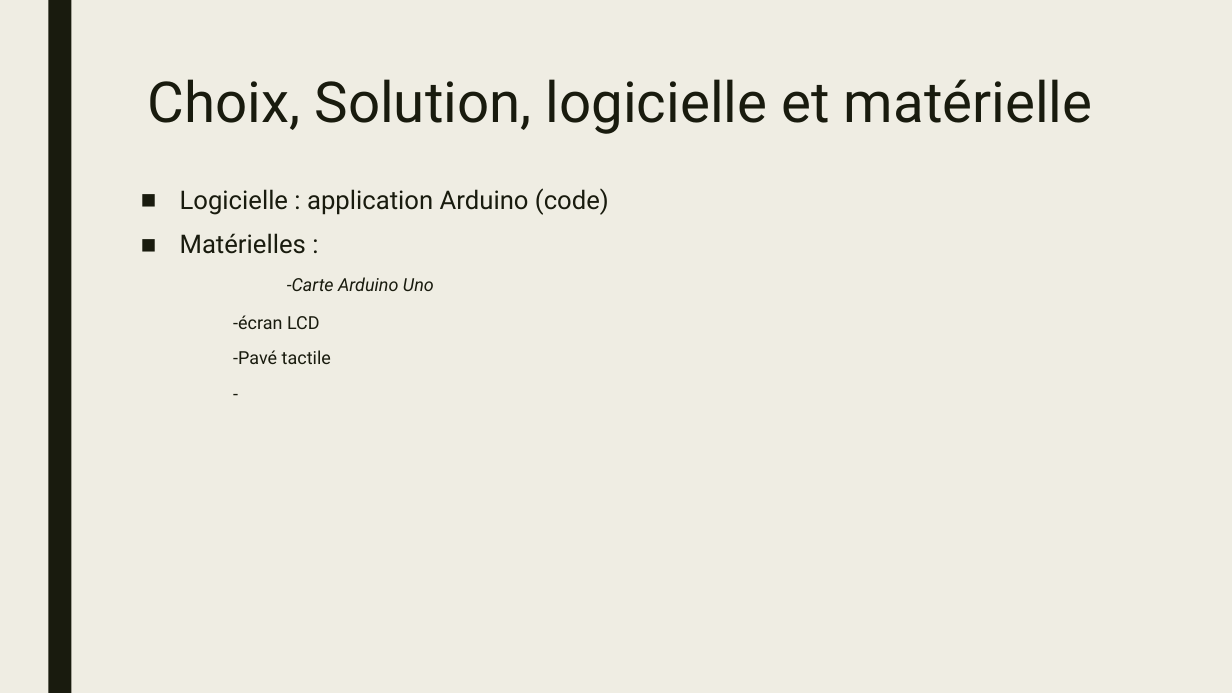
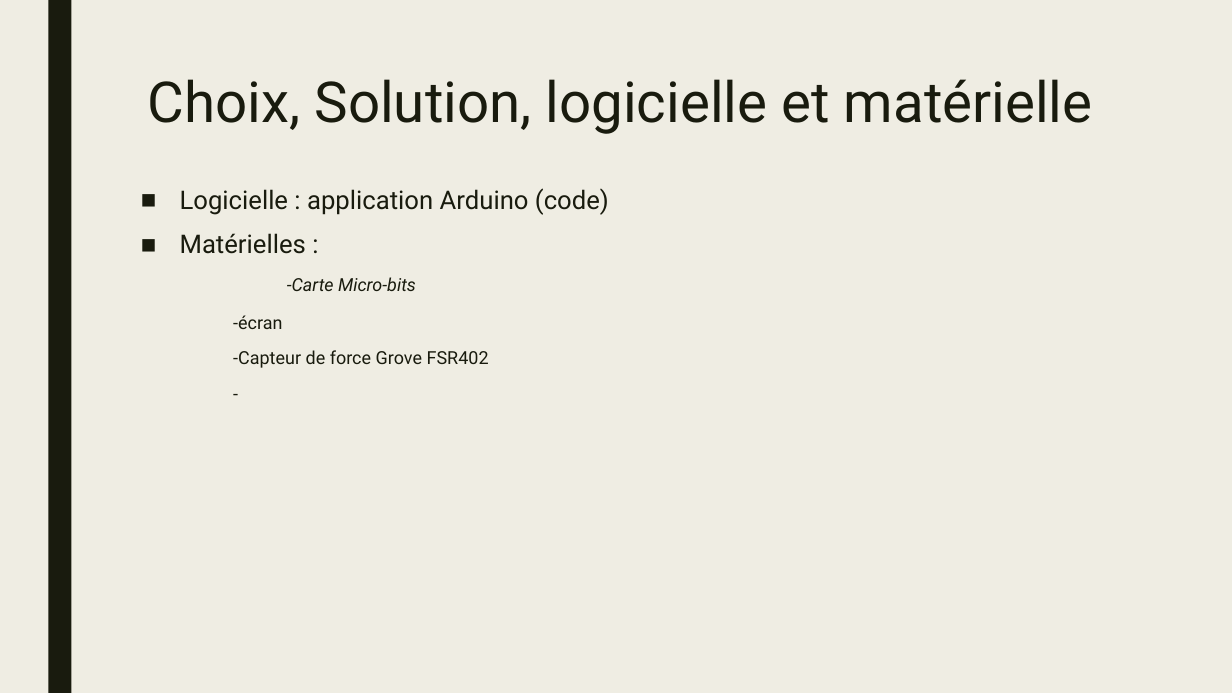
Before and after one commit to BoZhang-dev/Project-Joola, a slide deck: slide 8 of Notes/Presentation-Borui.pptx. Drawn at 1232x693 pixels with LibreOffice and Linux fonts; fonts in the diff are those of the drawing. Boxes give left, top, right and bottom in pixels: in the first picture for what was removed or moved away, otherwise in the second. Text is boxed around its words. In the diff, an @@ line names an element or a change of style, - is before the commit and + after.

Commit message:
sync

```diff
--- a/Notes/Presentation-Borui.pptx
+++ b/Notes/Presentation-Borui.pptx
@@ text at (x1=233, y1=277, x2=489, y2=368): text changed @@
-  -Carte Arduino Uno
--écran LCD
--Pavé tactile
+  -Carte Micro-bits
+-écran
+-Capteur de force Grove FSR402
```
